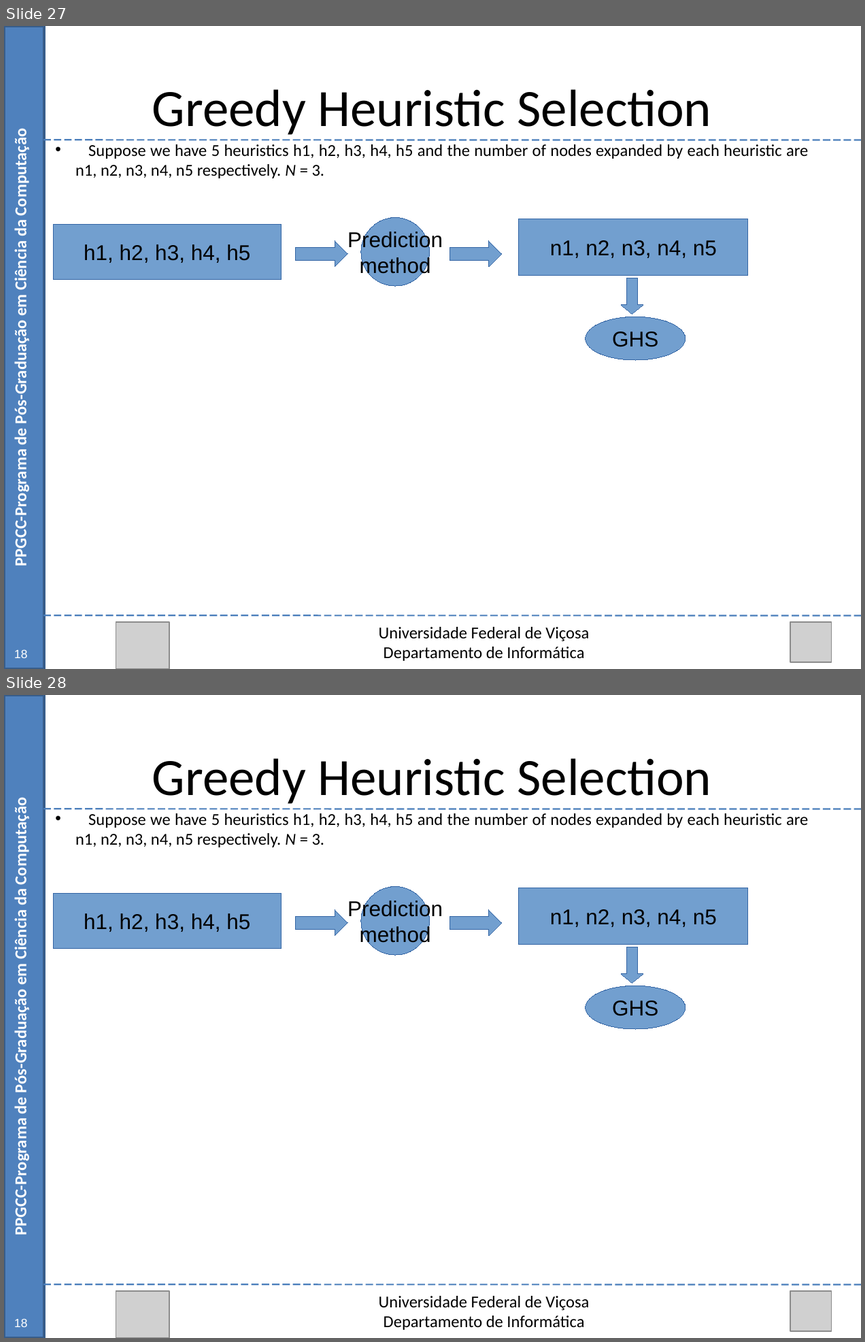
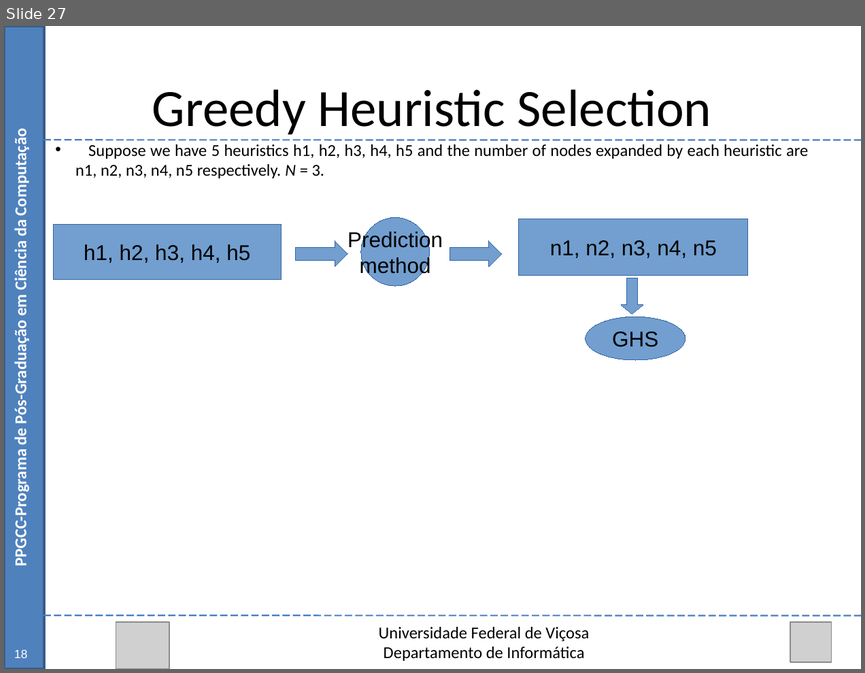
Before and after one commit to Marvinsky/research-marvin, a slide deck: latex/odp/selection heuristics.odp. Shown one above the other, each under a label of ours: slides 27 and 28 before the commit, slide 27 after it. The pictures are 865x1342 and 865x673 pixels, drawn with LibreOffice and Linux fonts; fonts in the diff are those of the drawing; grey boxes stand for pictures. Boxes give left, top, right and bottom in pixels: in the first picture for what was removed or moved away, otherwise in the second. Text is boxed around its words. In the diff, an @@ line names an element or a change of style, - is before the commit and + after.

Commit message:
13/09/15 update selection heuristics

```diff
--- a/latex/odp/selection heuristics.odp
+++ b/latex/odp/selection heuristics.odp
@@ slide 28 removed at (4,695,861,1338), background #FFFFFF @@
@@ rectangle removed at (4,695,44,1338) @@
@@ text removed at (152,758,712,804) @@
-Greedy Heuristic Selection
@@ text removed at (11,807,31,1232) @@
-PPGCC-Programa de Pós-Graduação em Ciência da Computação
@@ line removed from (44, 809) to (861, 809) @@
@@ text removed at (75,813,808,847) @@
-• Suppose we have 5 heuristics h1, h2, h3, h4, h5 and the number of nodes expanded by each heuristic are n1, n2, n3, n4, n5 respectively. N = 3.
@@ rectangle removed at (53,893,281,948) @@
-h1, h2, h3, h4, h5
@@ ellipse removed at (361,886,430,955) @@
-Prediction
-method
@@ rectangle removed at (519,888,748,945) @@
-n1, n2, n3, n4, n5
@@ right arrow removed at (295,909,347,935) @@
@@ right arrow removed at (449,910,502,936) @@
@@ down arrow removed at (621,947,643,983) @@
@@ ellipse removed at (585,985,685,1029) @@
-GHS
@@ line removed from (44, 1285) to (861, 1285) @@
@@ picture removed at (116,1291,169,1338) @@
@@ text removed at (379,1295,589,1329) @@
-Universidade Federal de Viçosa
-Departamento de Informática
@@ picture removed at (789,1291,831,1331) @@
@@ text removed at (14,1319,27,1327) @@
-18
```
Also in this commit, not shown: 1 slide changed.
